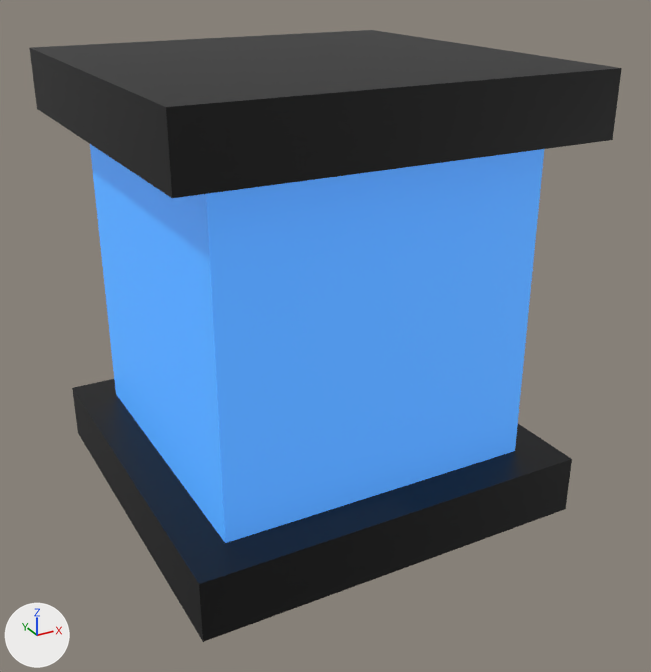
What one commit did to the glTF model assets/collectable/tank/Tank.glb.
Rendered twice from a camera (50 mm lens) standing at (-1.97, -3.83, 2.69) and looking at (0.05, -0.15, 0.85). The axes (+X, +Y, +Z) are drawn at lower left. The lights are the same throughout. Where no turn or scale is listed for an object, it has been applied to the vertices.

Objects in the first picture: 'P1', 'P2', 'P3', 'P4', 'P5', 'P6', 'P7', 'P8'.
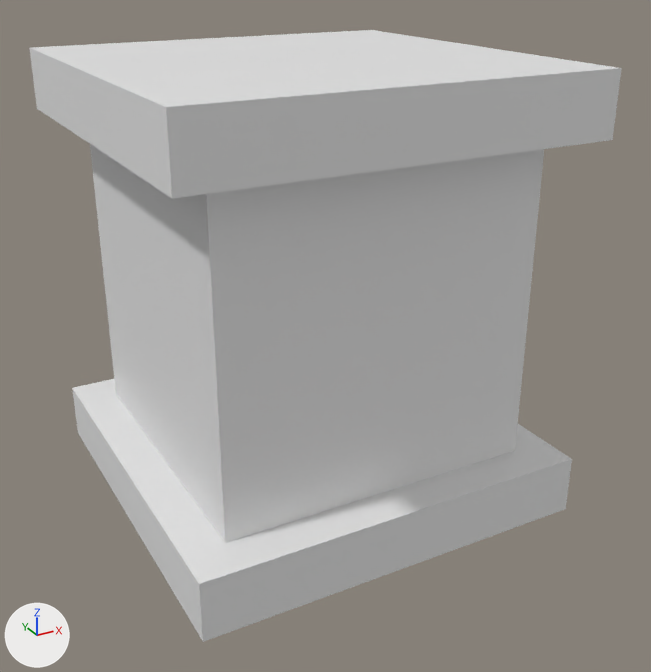
The change in detail:
me_cube_002 has 16 vertices, 28 faces and spans x -1.0..0.156, y -1.0..0.371, z -1.0..-0.7.
me_cube_002 no longer uses material mat_black (black #000000).
me_cube_003 has 18 vertices, 32 faces and spans x -1.0..1.0, y -0.09..1.0, z -1.0..-0.7.
me_cube_003 no longer uses material mat_black (black #000000).
me_cube_006 has 14 vertices, 24 faces and spans x -0.179..1.0, y -1.0..0.432, z -1.0..-0.7.
me_cube_006 no longer uses material mat_black (black #000000).
me_cube_007 has 16 vertices, 28 faces and spans x -1.0..0.156, y -1.0..0.371, z -1.0..-0.7.
me_cube_007 no longer uses material mat_black (black #000000).
me_cube_008 has 18 vertices, 32 faces and spans x -1.0..1.0, y -0.09..1.0, z -1.0..-0.7.
me_cube_008 no longer uses material mat_black (black #000000).
me_cube_009 has 14 vertices, 24 faces and spans x -0.179..1.0, y -1.0..0.432, z -1.0..-0.7.
me_cube_009 no longer uses material mat_black (black #000000).
me_cube_011 has 24 vertices, 48 faces and spans x -0.8..0.8, y -0.8..0.8, z -1.0..0.2.
me_cube_011 no longer uses material mat_blue (blue #35a2e7).
me_cube_013 has 24 vertices, 48 faces and spans x -0.8..0.8, y -0.8..0.8, z -0.43..1.0.
me_cube_013 no longer uses material mat_blue (blue #35a2e7).

Pixel boxes (x1, y1, x2, y2) of what changed, in the pictures (651 x 672 px):
'P4', recoloured (blue to grey)
    both: (90, 144, 544, 451)
'P5', recoloured (blue to grey)
    both: (109, 291, 523, 543)
'P2', recoloured (black to grey)
    both: (81, 51, 409, 198)
'P6', recoloured
    both: (122, 445, 394, 642)
'P3', recoloured
    both: (313, 44, 622, 167)
'P7', recoloured
    both: (364, 424, 572, 572)
'P1', recoloured (grey to white)
    both: (29, 30, 467, 138)
'P8', recoloured
    both: (72, 379, 153, 506)
